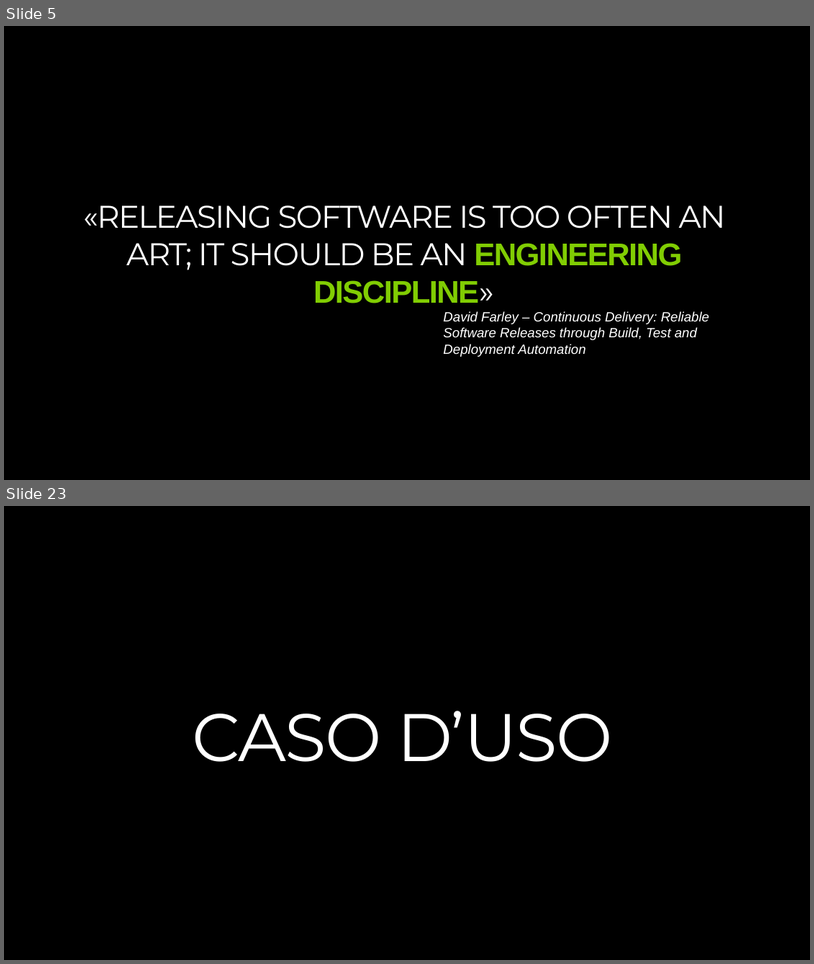
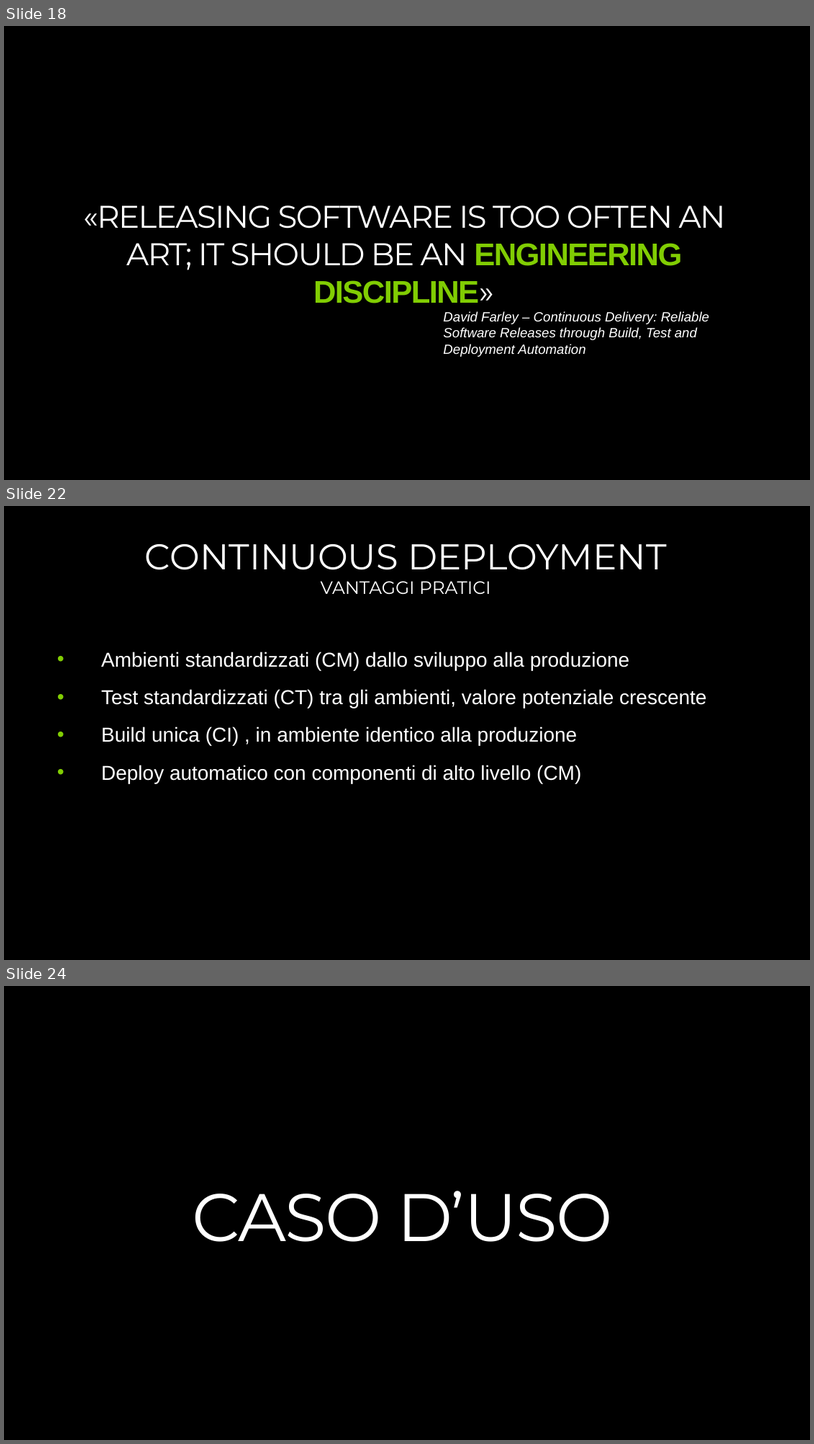
Before and after one commit to endless-upgrade/DevOpsHours, a slide deck: DEVOPS-3-TODO.pptx. Shown one above the other, each under a label of ours: slides 5 and 23 before the commit, slides 18, 22 and 24 after it; the slides between them are not shown. The pictures are 814x964 and 814x1444 pixels, drawn with LibreOffice and Linux fonts; fonts in the diff are those of the drawing; background and template pictures are left out. Boxes give left, top, right and bottom in pixels: in the first picture for what was removed or moved away, otherwise in the second. Text is boxed around its words. In the diff, an @@ line names an element or a change of style, - is before the commit and + after.

```diff
--- a/DEVOPS-3-TODO.pptx
+++ b/DEVOPS-3-TODO.pptx
@@ slide 22 added at box(4, 506, 810, 960), background #000000 @@
@@ title added at box(144, 544, 667, 570), 32 pt, text #FFFFFF @@
+CONTINUOUS DEPLOYMENT
@@ subtitle added at box(321, 581, 491, 594), 16 pt, text #FFFFFF @@
+VANTAGGI PRATICI
@@ text added at box(101, 651, 707, 783), 18 pt, text #FFFFFF @@
+• Ambienti standardizzati (CM) dallo sviluppo alla produzione
+• Test standardizzati (CT) tra gli ambienti, valore potenziale crescente
+• Build unica (CI) , in ambiente identico alla produzione
+• Deploy automatico con componenti di alto livello (CM)
@@ what was slide 5 is now slide 18 @@
@@ what was slide 23 is now slide 24 @@
```
Also in this commit, not shown: 2 slides changed, 14 other slides added, 14 slides removed.
